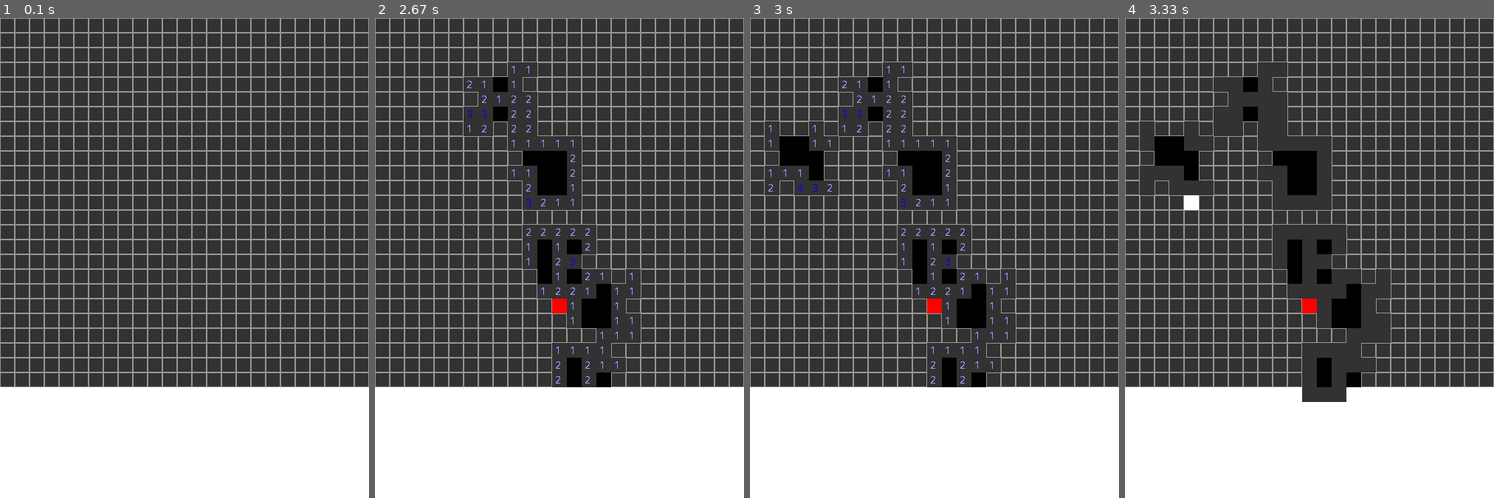
Above: before the commit, frames 1-4 (left to right).
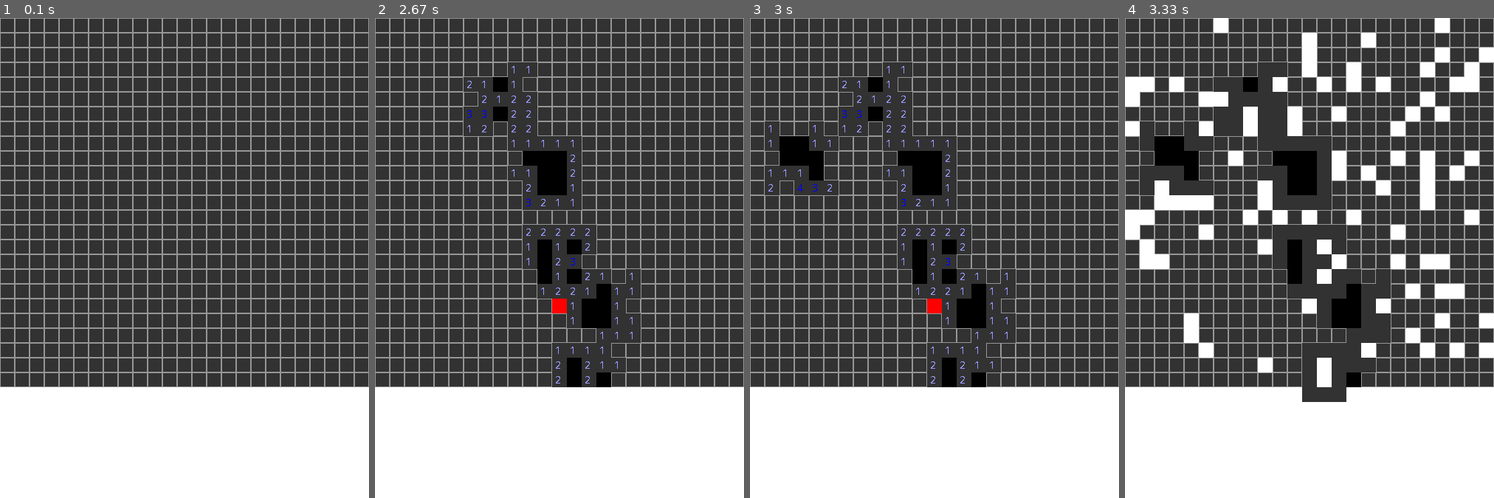
Above: after the commit, the same moments.

Repository: abstralexis/pygame-minesweeper
Game: pygame game, started from main.py
The game is run twice, just before and just after one commit, with the same random seed, the same clock (stepped at 60 frames per second) and the same inputs.
Inputs (mouse positions are in pixels of both pictures, inside the frame that each line leads up to):
- Up to frame 1 (0.1 s): no input
- Up to frame 2 (2.67 s): click (559, 258) at 0.42 s; click (596, 363) at 0.78 s; click (603, 301) at 1.15 s; right-click (563, 310) at 1.52 s; click (548, 176) at 1.88 s; click (500, 99) at 2.25 s; click (419, 152) at 2.62 s
- Up to frame 3 (3 s): click (820, 195) at 2.98 s
- Up to frame 4 (3.33 s): no input

Frames 1-3 are identical in both runs. In frame 4, 11% of the frame differs, in the area x 0-100%, y 0-77%.

Commit message:
Show all mines when one explodes

Diff:
--- a/main.py
+++ b/main.py
@@ -188,7 +188,8 @@
                 if event.button == 1:
                     if mouse_grid_rect in MINES:
                         mine_rect = mouse_grid_rect     # Abstraction
-                        pygame.draw.rect(WIN, WHITE, mine_rect)
+                        for mine in MINES:
+                            pygame.draw.rect(WIN, WHITE, mine)
                         pygame.display.flip()
                         pygame.time.wait(1000)          # Wait 1s
                         pygame.quit()
